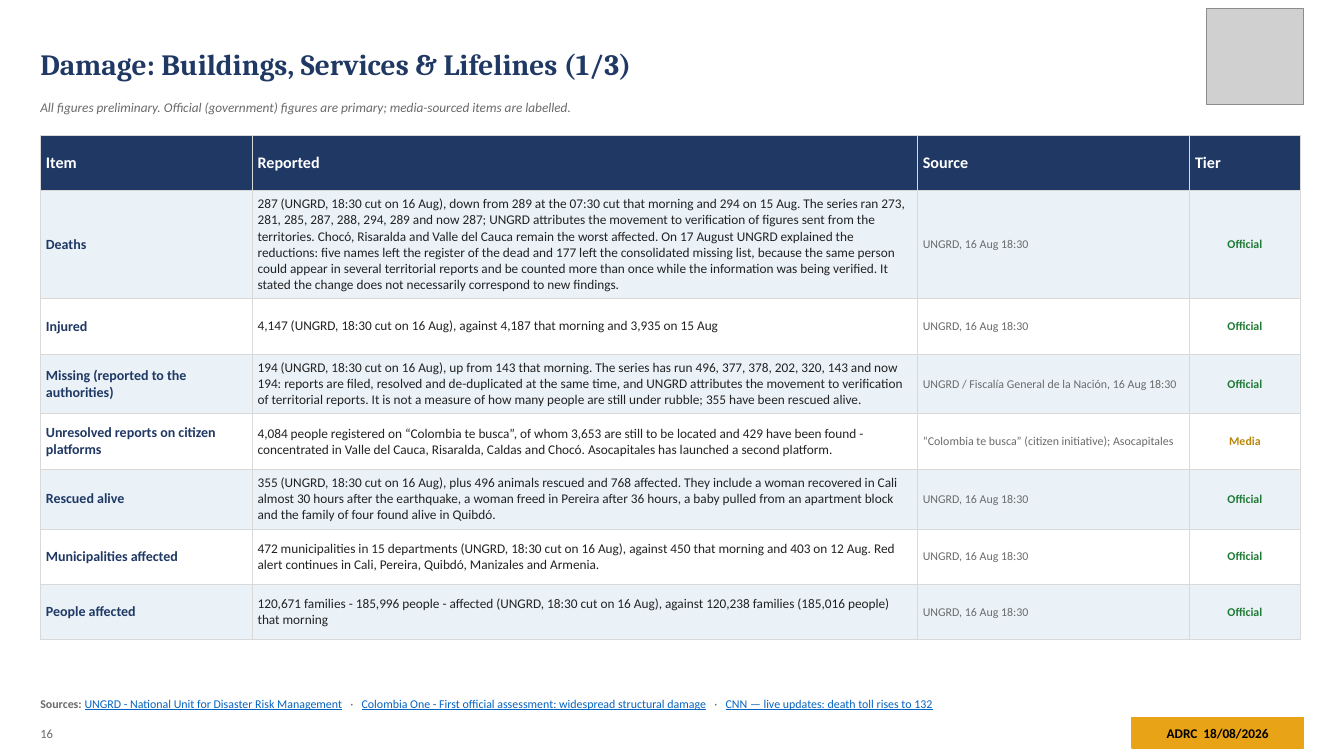
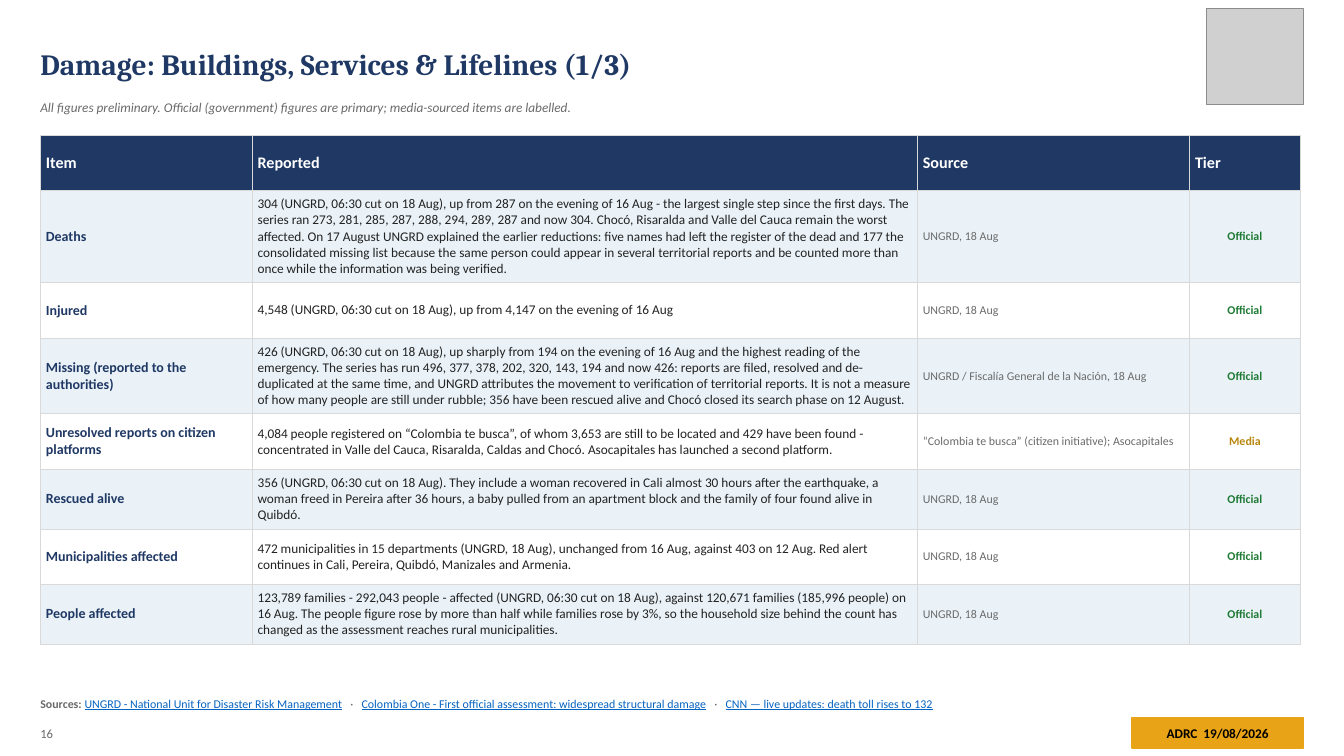
Before and after one commit to kochobi-max/whatsmap, a slide deck: slide 16 of reports/colombia_eq_20260810/output/ADRC_EQ_COL_Choco_20260810_EN.pptx. Drawn at 1344x756 pixels with LibreOffice and Linux fonts; fonts in the diff are those of the drawing; grey boxes stand for pictures. Boxes give left, top, right and bottom in pixels: in the first picture for what was removed or moved away, otherwise in the second. Text is boxed around its words. In the diff, an @@ line names an element or a change of style, - is before the commit and + after.

```diff
--- a/reports/colombia_eq_20260810/output/ADRC_EQ_COL_Choco_20260810_EN.pptx
+++ b/reports/colombia_eq_20260810/output/ADRC_EQ_COL_Choco_20260810_EN.pptx
@@ table at [40,135,1301,641] @@
-row 2, column 2: 287 (UNGRD, 18:30 cut on 16 Aug), down from 289 at the 07:30 cut that morning and 294 on 15 Aug. The series ran 273, 281, 285, 287, 288, 294, 289 and now 287; UNGRD attributes the movement to verification of figures sent from the territories. Chocó, Risaralda and Valle del Cauca remain the worst affected. On 17 August UNGRD explained the reductions: five names left the register of the dead and 177 left the consolidated missing list, because the same person could appear in several territorial reports and be counted more than once while the information was being verified. It stated the change does not necessarily correspond to new findings.
+row 2, column 2: 304 (UNGRD, 06:30 cut on 18 Aug), up from 287 on the evening of 16 Aug - the largest single step since the first days. The series ran 273, 281, 285, 287, 288, 294, 289, 287 and now 304. Chocó, Risaralda and Valle del Cauca remain the worst affected. On 17 August UNGRD explained the earlier reductions: five names had left the register of the dead and 177 the consolidated missing list because the same person could appear in several territorial reports and be counted more than once while the information was being verified.
-row 2, column 3: UNGRD, 16 Aug 18:30
+row 2, column 3: UNGRD, 18 Aug
-row 3, column 2: 4,147 (UNGRD, 18:30 cut on 16 Aug), against 4,187 that morning and 3,935 on 15 Aug
+row 3, column 2: 4,548 (UNGRD, 06:30 cut on 18 Aug), up from 4,147 on the evening of 16 Aug
-row 3, column 3: UNGRD, 16 Aug 18:30
+row 3, column 3: UNGRD, 18 Aug
-row 4, column 2: 194 (UNGRD, 18:30 cut on 16 Aug), up from 143 that morning. The series has run 496, 377, 378, 202, 320, 143 and now 194: reports are filed, resolved and de-duplicated at the same time, and UNGRD attributes the movement to verification of territorial reports. It is not a measure of how many people are still under rubble; 355 have been rescued alive.
+row 4, column 2: 426 (UNGRD, 06:30 cut on 18 Aug), up sharply from 194 on the evening of 16 Aug and the highest reading of the emergency. The series has run 496, 377, 378, 202, 320, 143, 194 and now 426: reports are filed, resolved and de-duplicated at the same time, and UNGRD attributes the movement to verification of territorial reports. It is not a measure of how many people are still under rubble; 356 have been rescued alive and Chocó closed its search phase on 12 August.
-row 4, column 3: UNGRD / Fiscalía General de la Nación, 16 Aug 18:30
+row 4, column 3: UNGRD / Fiscalía General de la Nación, 18 Aug
-row 6, column 2: 355 (UNGRD, 18:30 cut on 16 Aug), plus 496 animals rescued and 768 affected. They include a woman recovered in Cali almost 30 hours after the earthquake, a woman freed in Pereira after 36 hours, a baby pulled from an apartment block and the family of four found alive in Quibdó.
+row 6, column 2: 356 (UNGRD, 06:30 cut on 18 Aug). They include a woman recovered in Cali almost 30 hours after the earthquake, a woman freed in Pereira after 36 hours, a baby pulled from an apartment block and the family of four found alive in Quibdó.
-row 6, column 3: UNGRD, 16 Aug 18:30
+row 6, column 3: UNGRD, 18 Aug
-row 7, column 2: 472 municipalities in 15 departments (UNGRD, 18:30 cut on 16 Aug), against 450 that morning and 403 on 12 Aug. Red alert continues in Cali, Pereira, Quibdó, Manizales and Armenia.
+row 7, column 2: 472 municipalities in 15 departments (UNGRD, 18 Aug), unchanged from 16 Aug, against 403 on 12 Aug. Red alert continues in Cali, Pereira, Quibdó, Manizales and Armenia.
-row 7, column 3: UNGRD, 16 Aug 18:30
+row 7, column 3: UNGRD, 18 Aug
-row 8, column 2: 120,671 families - 185,996 people - affected (UNGRD, 18:30 cut on 16 Aug), against 120,238 families (185,016 people) that morning
+row 8, column 2: 123,789 families - 292,043 people - affected (UNGRD, 06:30 cut on 18 Aug), against 120,671 families (185,996 people) on 16 Aug. The people figure rose by more than half while families rose by 3%, so the household size behind the count has changed as the assessment reaches rural municipalities.
-row 8, column 3: UNGRD, 16 Aug 18:30
+row 8, column 3: UNGRD, 18 Aug
@@ text at [1167,728,1268,739]: text changed @@
-ADRC 18/08/2026
+ADRC 19/08/2026
```
Also in this commit, not shown: 36 other slides changed, 8 other files.
